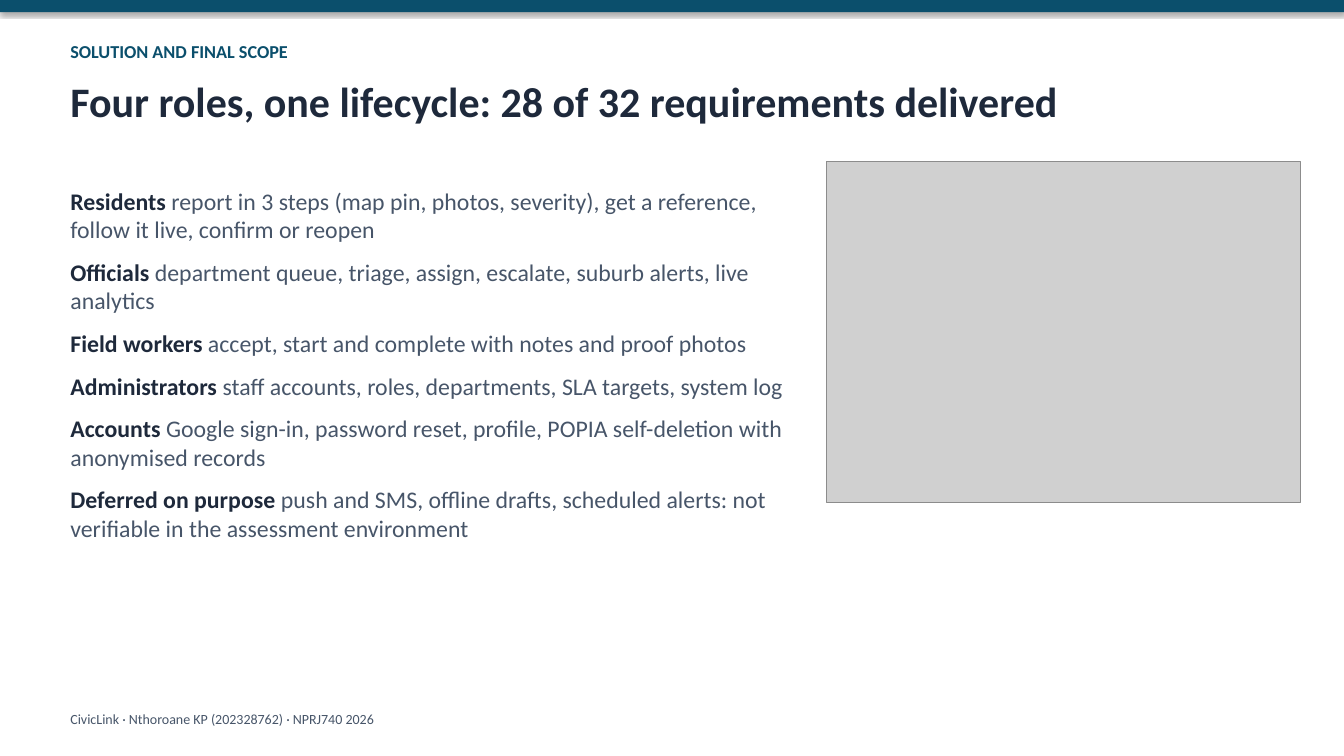
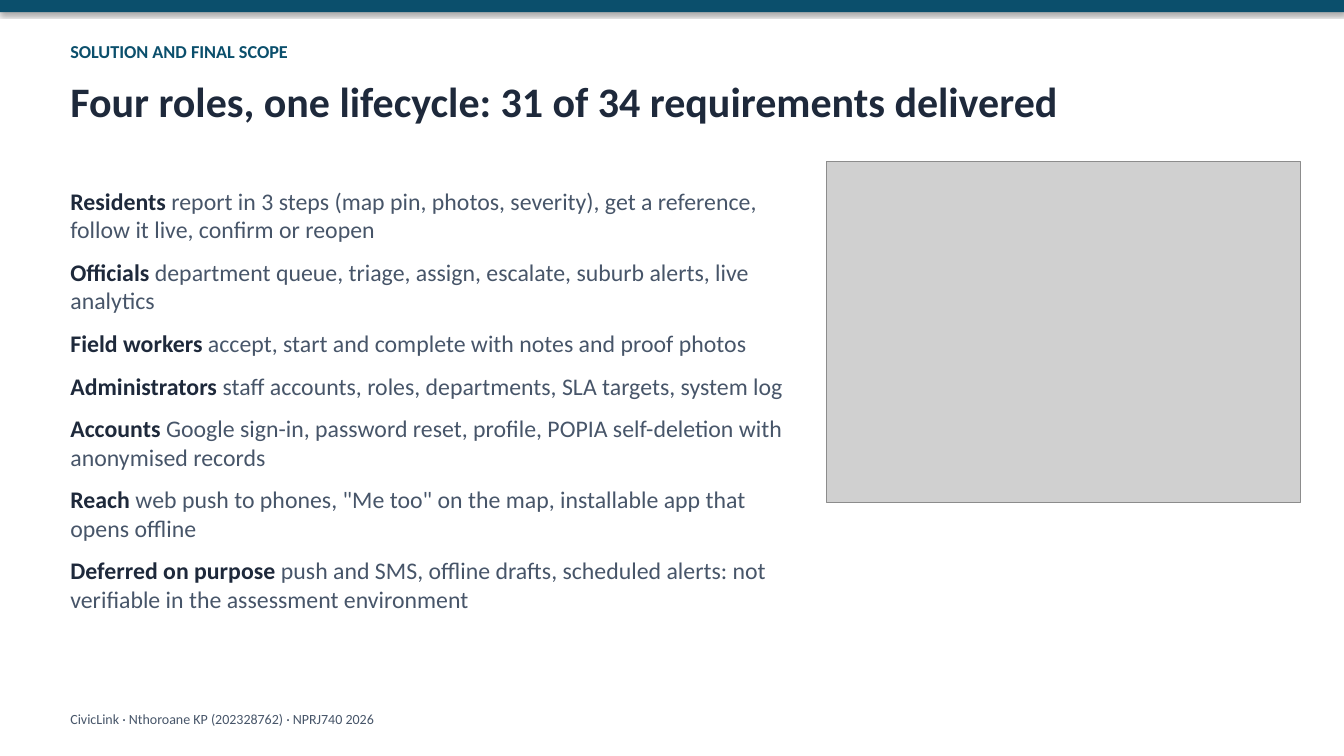
Before and after one commit to altechemist/civiclink, a slide deck: slide 2 of docs/presentation/CivicLink_Presentation.pptx. Drawn at 1344x756 pixels with LibreOffice and Linux fonts; fonts in the diff are those of the drawing; grey boxes stand for pictures. Boxes give left, top, right and bottom in pixels: in the first picture for what was removed or moved away, otherwise in the second. Text is boxed around its words. In the diff, an @@ line names an element or a change of style, - is before the commit and + after.

```diff
--- a/docs/presentation/CivicLink_Presentation.pptx
+++ b/docs/presentation/CivicLink_Presentation.pptx
@@ text at (x1=70, y1=87, x2=1058, y2=124): text changed @@
-Four roles, one lifecycle: 28 of 32 requirements delivered
+Four roles, one lifecycle: 31 of 34 requirements delivered
@@ text at (x1=70, y1=491, x2=746, y2=541): paragraph added @@
+Reach web push to phones, "Me too" on the map, installable app that opens offline
```
Also in this commit, not shown: 2 other slides changed, 2 other files.
